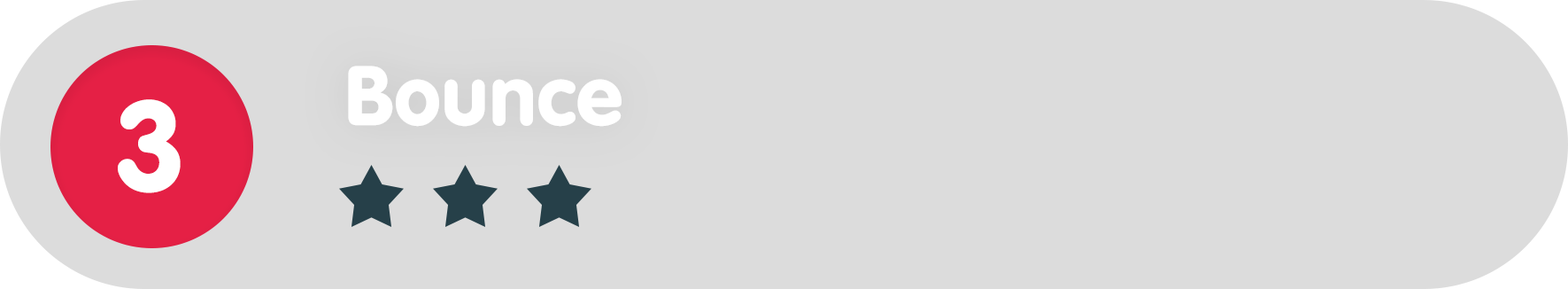
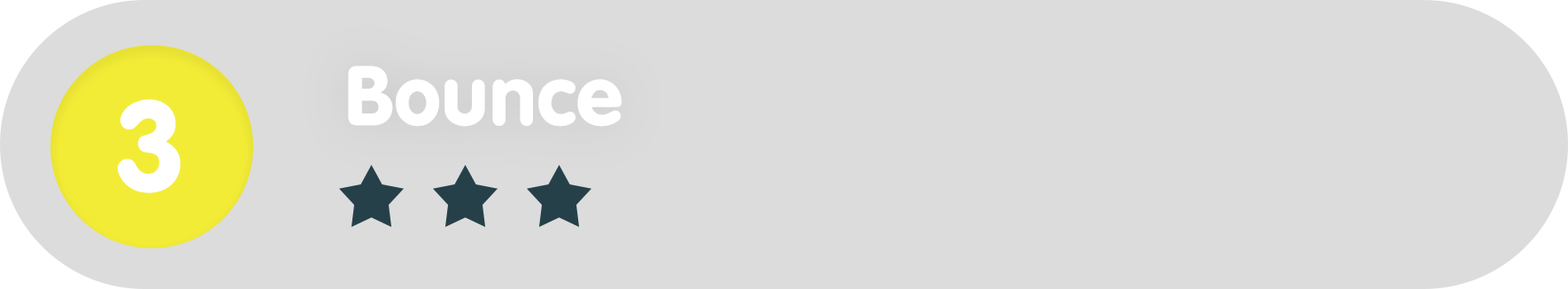
Layered file, before and after one edit (1568 x 289). Changes by layer:
painted on "Ellipse_green" over [50, 45, 254, 248]
